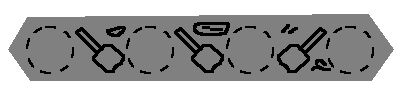
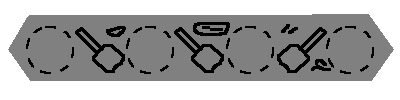
Layer changes from the first 400x100 image to the second:
painted on "Background copy" over [28, 15, 199, 17]
